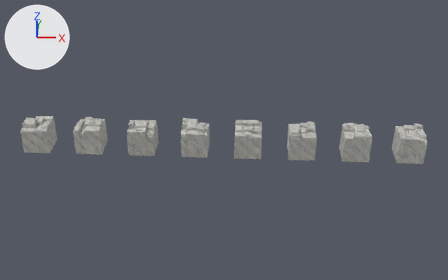
The Blender file assets/custom/source/stone_walls.blend: old version first, new version second.
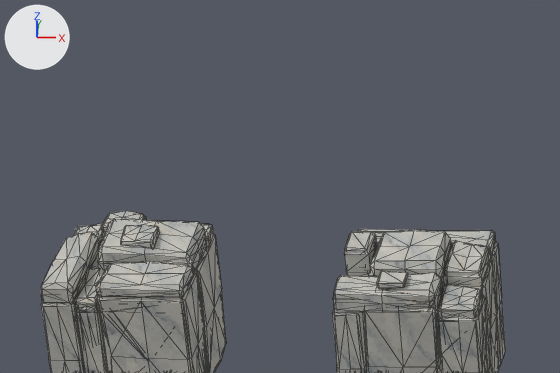
The first picture shows the older version from a 50 mm lens placed at (8.11, -19.88, 13.01), pointed at (7.09, -0.04, 0.53). The close-ups show the older and then the newer version on the part from 15% to 38% of the width and 28% to 52% of the height of that picture. Only the edits that show in the close-ups are written down. The axes (+X, +Y, +Z) are drawn at upper left. The lights are the same throughout. The close-ups show mesh edges as thin lines.

Names of what the first close-up shows: 'WallStone02', 'WallStone03'.
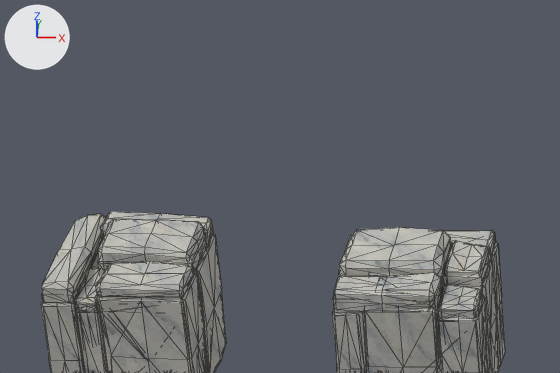
Where the change shows, as pixel boxes (x1, y1, x2, y2) in the close-ups (560 x 373 px; the box of a moved part takes in the faces that stretch with it):
'WallStone03', reshaped
    before: (332, 229, 505, 373)
    after: (332, 227, 505, 373)
part 1 of me_wallstone02_closedstoneassembly, deleted
    before: (121, 225, 159, 249)
part 2 of me_wallstone02_closedstoneassembly, deleted
    before: (102, 211, 146, 233)
part 3 of me_wallstone02_closedstoneassembly, deleted
    before: (74, 223, 103, 247)
part 4 of me_wallstone02_closedstoneassembly, moved or reshaped
    before: (41, 223, 214, 303)
    after: (41, 211, 213, 303)
part 5 of me_wallstone03_closedstoneassembly, moved or reshaped
    before: (370, 229, 450, 283)
    after: (339, 227, 450, 281)
part 6 of me_wallstone03_closedstoneassembly, deleted
    before: (345, 232, 375, 253)
part 7 of me_wallstone03_closedstoneassembly, deleted
    before: (377, 271, 408, 289)

The edits, one by one:
me_wallstone02_closedstoneassembly is used by ob_wallstone02; location (2.0, 0.0, 0.0).
me_wallstone02_closedstoneassembly had 954 vertices, 1852 faces and spanned x -0.5..0.5, y -0.5..0.5, z 0.0..1.203.
me_wallstone02_closedstoneassembly now has 852 vertices, 1660 faces and spans x -0.5..0.5, y -0.5..0.5, z 0.0..1.162.
me_wallstone02_closedstoneassembly part 1: the loose piece of 34 vertices spanning x -0.034..0.226, y -0.115..0.12, z 1.123..1.203 is deleted.
me_wallstone02_closedstoneassembly part 2: the loose piece of 34 vertices spanning x -0.254..0.024, y 0.282..0.5, z 0.977..1.092 is deleted.
me_wallstone02_closedstoneassembly part 3: the loose piece of 34 vertices spanning x -0.482..-0.244, y 0.176..0.484, z 0.87..1.02 is deleted.
me_wallstone02_closedstoneassembly part 4: 85 vertices moved from x -0.492..0.497, y -0.495..0.5, z 0.874..1.083 to x -0.492..0.497, y -0.493..0.5, z 0.874..1.092.
me_wallstone03_closedstoneassembly is used by ob_wallstone03; location (4.0, 0.0, 0.0).
me_wallstone03_closedstoneassembly had 918 vertices, 1782 faces and spanned x -0.5..0.5, y -0.5..0.5, z 0.0..1.166.
me_wallstone03_closedstoneassembly now has 870 vertices, 1694 faces and spans x -0.5..0.5, y -0.5..0.5, z 0.0..1.166.
me_wallstone03_closedstoneassembly part 5: the loose piece of 54 vertices spanning x -0.277..0.23, y -0.255..0.243, z 0.927..1.166 is multiplied about its middle by the matrix ((1.423, 0.0, 0.0), (0.0, 1.045, 0.0), (0.0, 0.0, 1.0)), then moved by (-0.107, 0.011, 0.0).
me_wallstone03_closedstoneassembly part 6: the loose piece of 24 vertices spanning x -0.486..-0.309, y -0.008..0.252, z 0.944..1.118 is deleted.
me_wallstone03_closedstoneassembly part 7: the loose piece of 24 vertices spanning x -0.18..0.01, y -0.458..-0.292, z 1.072..1.131 is deleted.
